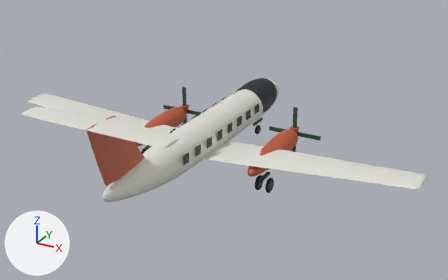
One commit to the glTF model public/assets/aeronaves/jaz-60.glb: the scene before it, then after it.
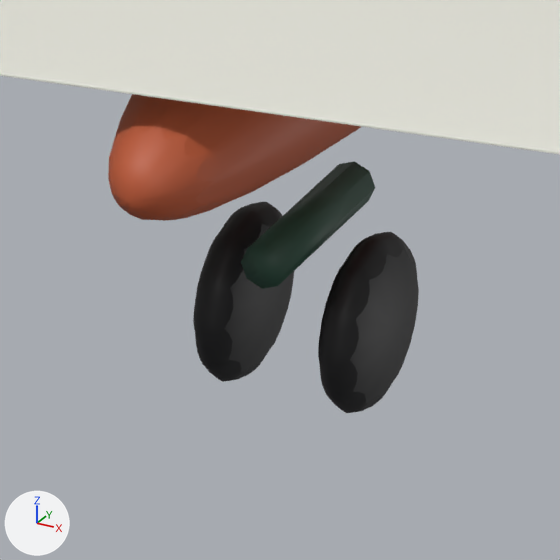
The first picture shows the older version from a 50 mm lens placed at (13.38, -22.72, 11.18), pointed at (0.92, -0.07, -0.14). The close-ups show the older and then the newer version on the part from 53% to 64% of the width and 56% to 73% of the height of that picture. Only the edits that show in the close-ups are written down. Lighting does not change. The marker at lower left points along +X, +Y and +Z. Where no turn or scale is listed for an object, it has been applied to the vertices.

Script lines for the objects in view, before the commit:
```python
me_cylinder_003 = bpy.data.meshes.new('Cylinder.003')
me_cylinder_003.from_pydata(...)  # an 8-sided cylinder along z spanning x -0.09..0.09, y -0.09..0.09, z -0.4..0.4
me_cylinder_003.materials.append(mat_detalle)  # dark green #2e5242
me_mesh_009 = bpy.data.meshes.new('Mesh.009')
me_mesh_009.from_pydata(...)  # 290 vertices, 576 faces; spans x -0.119..0.119, y -0.352..0.352, z -0.352..0.352
me_mesh_009.materials.append(mat_goma)  # black #171719
me_mesh_010 = bpy.data.meshes.new('Mesh.010')
me_mesh_010.from_pydata(...)  # 290 vertices, 576 faces; spans x -0.119..0.119, y -0.352..0.352, z -0.352..0.352
me_mesh_010.materials.append(mat_goma)  # black #171719
ob_pata_1 = bpy.data.objects.new('pata-1', me_cylinder_003)
ob_pata_1.parent = ob_avion
ob_pata_1.location = (3.1, -1.38, 0.3)
ob_rueda_1_1 = bpy.data.objects.new('rueda-1-1', me_mesh_010)
ob_rueda_1_1.location = (3.36, -0.3, -1.73)
ob_rueda_1__1 = bpy.data.objects.new('rueda-1--1', me_mesh_009)
ob_rueda_1__1.location = (2.84, -0.3, -1.73)
# also in view: 'gondola-1' at (3.1, 0.42, -0.5); 'ala' at (0.0, -0.6, -0.13)
```
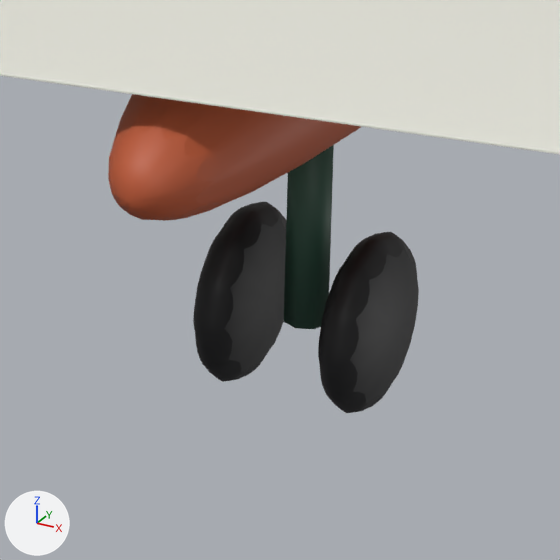
Where the newer file only moved an object's origin or applied its transform, the numbers keep the older frame.

Where the change shows, as pixel boxes [x1, y1, x2, y2] in the close-ups (560 x 560 px):
```json
{"object": "pata-1", "change": "turned", "before": [241, 161, 375, 289], "after": [284, 145, 334, 329]}
```

The change, as JSON lines over the scene's bpy script:
```json
{"op": "set", "path": "ob_pata_1.rotation_euler", "old": "(0.0, 0.0, 0.0)", "new": "(1.571, 0.0, 0.0)", "note": "degrees (0, 0, 0) -> degrees (90, 0, 0)"}
```
